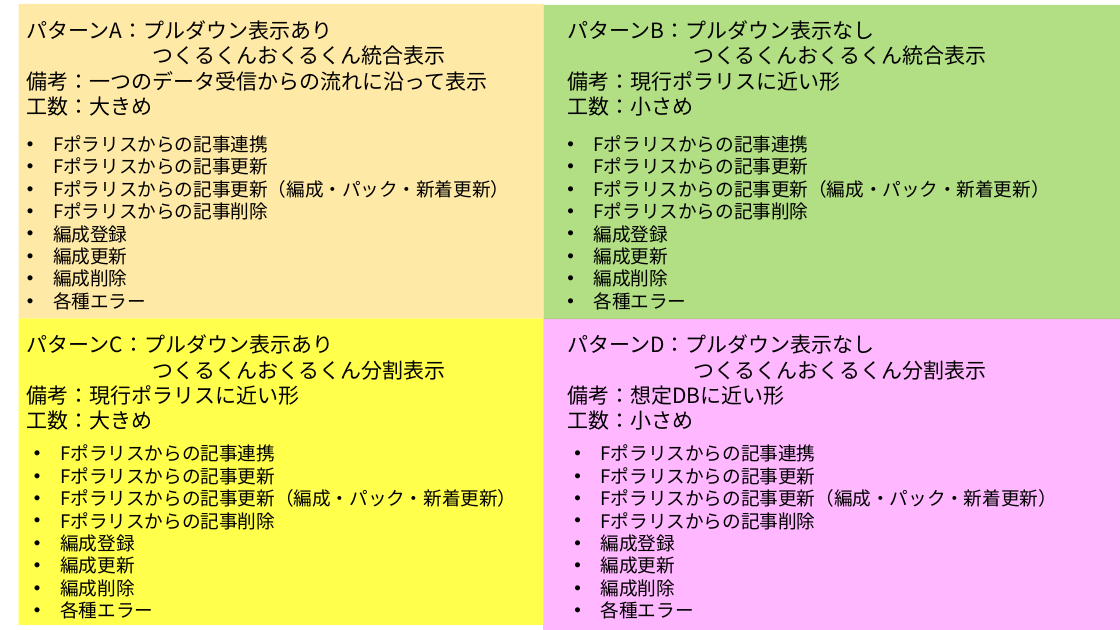
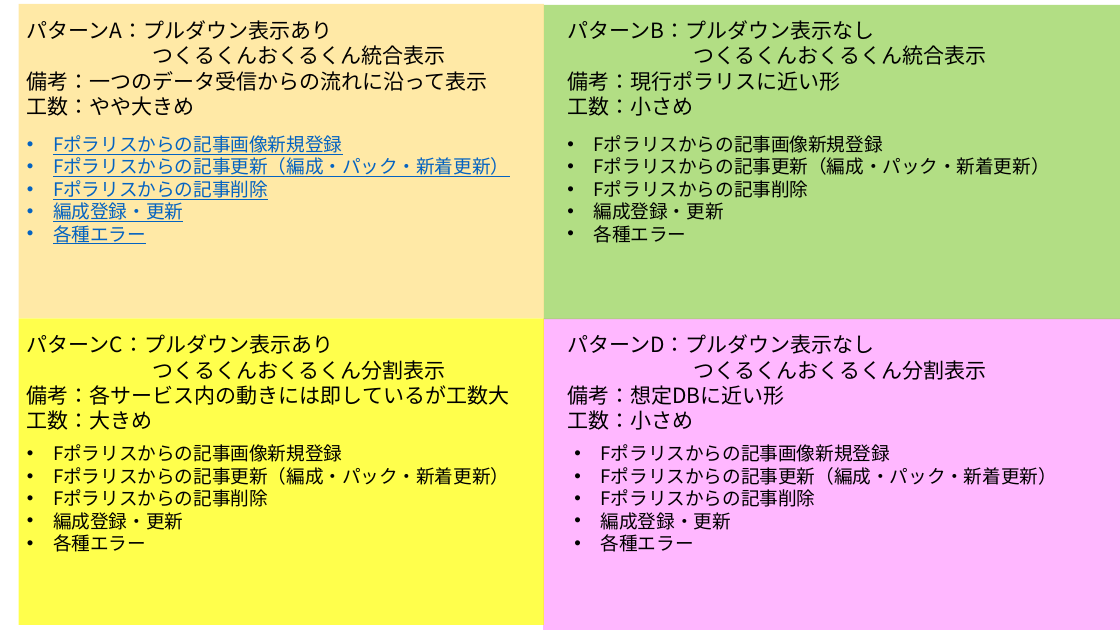
Before and after one commit to TKBTK48/JBSTexrBook, a slide deck: slide 3 of （たたき台）履歴の検討_v2.pptx (slide 2 before the commit). Drawn at 1120x630 pixels with LibreOffice and Linux fonts; fonts in the diff are those of the drawing. Boxes give left, top, right and bottom in pixels: in the first picture for what was removed or moved away, otherwise in the second. Text is boxed around its words. In the diff, an @@ line names an element or a change of style, - is before the commit and + after.

```diff
--- a/（たたき台）履歴の検討_v2.pptx
+++ b/（たたき台）履歴の検討_v2.pptx
@@ text at box(27, 96, 195, 116): text changed @@
-工数：大きめ
+工数：やや大きめ
@@ text at box(53, 135, 342, 155): text changed; text colour #000000 to #0563C1 @@
-• Fポラリスからの記事連携
-• Fポラリスからの記事更新
+• Fポラリスからの記事画像新規登録
@@ text at box(594, 135, 883, 153): text changed @@
-• Fポラリスからの記事連携
-• Fポラリスからの記事更新
+• Fポラリスからの記事画像新規登録
@@ text at box(53, 154, 509, 244): text colour #000000 to #0563C1, underline on in "Fポラリスからの記事更新（編成・パック・新着更新）", "Fポラリスからの記事削除", "各種エラー" @@
@@ text at box(53, 199, 183, 222): text changed; text colour #000000 to #0563C1 @@
-• 編成登録
-• 編成更新
-• 編成削除
+• 編成登録・更新
@@ text at box(594, 202, 724, 220): text changed @@
-• 編成登録
-• 編成更新
-• 編成削除
+• 編成登録・更新
@@ text at box(27, 385, 509, 405): text changed @@
-備考：現行ポラリスに近い形
+備考：各サービス内の動きには即しているが工数大
@@ text "Fポラリスからの記事画像新規登録": place and size @@
-text "Fポラリスからの記事画像新規登録" at box(60, 444, 516, 619)
+text "Fポラリスからの記事画像新規登録" at box(53, 444, 509, 552)
@@ text at box(53, 444, 342, 462): text changed @@
-• Fポラリスからの記事連携
-• Fポラリスからの記事更新
+• Fポラリスからの記事画像新規登録
@@ text at box(601, 444, 890, 462): text changed @@
-• Fポラリスからの記事連携
-• Fポラリスからの記事更新
+• Fポラリスからの記事画像新規登録
@@ text at box(53, 512, 183, 530): text changed @@
-• 編成登録
-• 編成更新
-• 編成削除
+• 編成登録・更新
@@ text at box(601, 512, 731, 530): text changed @@
-• 編成登録
-• 編成更新
-• 編成削除
+• 編成登録・更新
```
Also in this commit, not shown: 8 other slides changed, 21 slides added, 1 slide removed.
